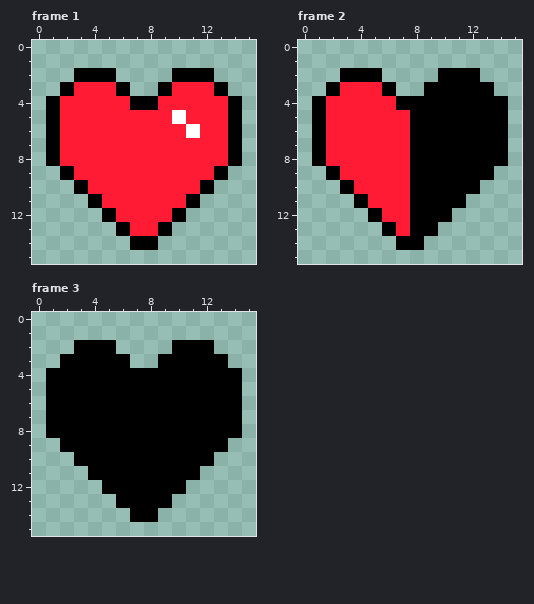
One commit to this pixel-art file: arts/Hud/heart.ase. Above, as it was before the edit.
16x16 pixels, 3 frames. Shown: frame 1, frame 2, frame 3.
The result:
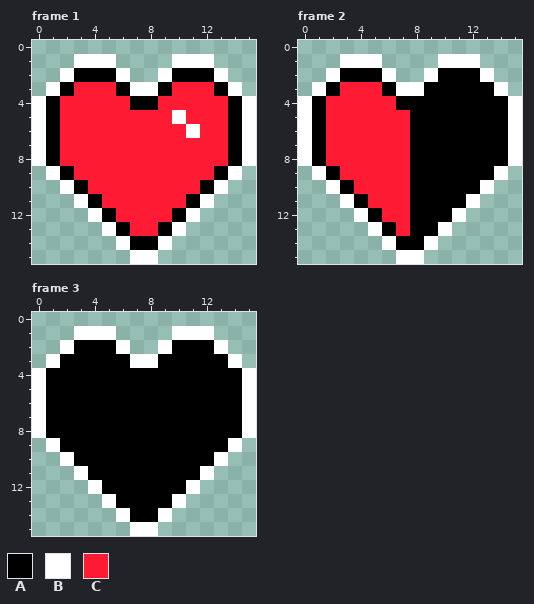
Palette (. is transparent): A #000000  B #ffffff  C #ff1b34
What changed:
--- frame 1, layer "Layer 1"
@@ x 0..15 @@
  0 ................
- 1 ................
- 2 ...AAA....AAA...
- 3 ..ACCCA..ACCCA..
- 4 .ACCCCCAACCCCCA.
- 5 .ACCCCCCCCBCCCA.
- 6 .ACCCCCCCCCBCCA.
- 7 .ACCCCCCCCCCCCA.
- 8 .ACCCCCCCCCCCCA.
- 9 ..ACCCCCCCCCCA..
-10 ...ACCCCCCCCA...
-11 ....ACCCCCCA....
-12 .....ACCCCA.....
-13 ......ACCA......
-14 .......AA.......
-15 ................
+ 1 ...BBB....BBB...
+ 2 ..BAAAB..BAAAB..
+ 3 .BACCCABBACCCAB.
+ 4 BACCCCCAACCCCCAB
+ 5 BACCCCCCCCBCCCAB
+ 6 BACCCCCCCCCBCCAB
+ 7 BACCCCCCCCCCCCAB
+ 8 BACCCCCCCCCCCCAB
+ 9 .BACCCCCCCCCCAB.
+10 ..BACCCCCCCCAB..
+11 ...BACCCCCCAB...
+12 ....BACCCCAB....
+13 .....BACCAB.....
+14 ......BAAB......
+15 .......BB.......
--- frame 2, layer "Layer 1"
@@ x 0..15 @@
  0 ................
- 1 ................
- 2 ...AAA....AAA...
- 3 ..ACCCA..AAAAA..
- 4 .ACCCCCAAAAAAAA.
- 5 .ACCCCCCAAAAAAA.
- 6 .ACCCCCCAAAAAAA.
- 7 .ACCCCCCAAAAAAA.
- 8 .ACCCCCCAAAAAAA.
- 9 ..ACCCCCAAAAAA..
-10 ...ACCCCAAAAA...
-11 ....ACCCAAAA....
-12 .....ACCAAA.....
-13 ......ACAA......
-14 .......AA.......
-15 ................
+ 1 ...BBB....BBB...
+ 2 ..BAAAB..BAAAB..
+ 3 .BACCCABBAAAAAB.
+ 4 BACCCCCAAAAAAAAB
+ 5 BACCCCCCAAAAAAAB
+ 6 BACCCCCCAAAAAAAB
+ 7 BACCCCCCAAAAAAAB
+ 8 BACCCCCCAAAAAAAB
+ 9 .BACCCCCAAAAAAB.
+10 ..BACCCCAAAAAB..
+11 ...BACCCAAAAB...
+12 ....BACCAAAB....
+13 .....BACAAB.....
+14 ......BAAB......
+15 .......BB.......
--- frame 3, layer "Layer 1"
@@ x 0..15 @@
  0 ................
- 1 ................
- 2 ...AAA....AAA...
- 3 ..AAAAA..AAAAA..
- 4 .AAAAAAAAAAAAAA.
- 5 .AAAAAAAAAAAAAA.
- 6 .AAAAAAAAAAAAAA.
- 7 .AAAAAAAAAAAAAA.
- 8 .AAAAAAAAAAAAAA.
- 9 ..AAAAAAAAAAAA..
-10 ...AAAAAAAAAA...
-11 ....AAAAAAAA....
-12 .....AAAAAA.....
-13 ......AAAA......
-14 .......AA.......
-15 ................
+ 1 ...BBB....BBB...
+ 2 ..BAAAB..BAAAB..
+ 3 .BAAAAABBAAAAAB.
+ 4 BAAAAAAAAAAAAAAB
+ 5 BAAAAAAAAAAAAAAB
+ 6 BAAAAAAAAAAAAAAB
+ 7 BAAAAAAAAAAAAAAB
+ 8 BAAAAAAAAAAAAAAB
+ 9 .BAAAAAAAAAAAAB.
+10 ..BAAAAAAAAAAB..
+11 ...BAAAAAAAAB...
+12 ....BAAAAAAB....
+13 .....BAAAAB.....
+14 ......BAAB......
+15 .......BB.......
Where, in picture pixels (left, top, right, bottom), the same in both pictures:
added: (32, 54, 256, 264)
added: (298, 54, 522, 264)
added: (32, 326, 256, 536)
